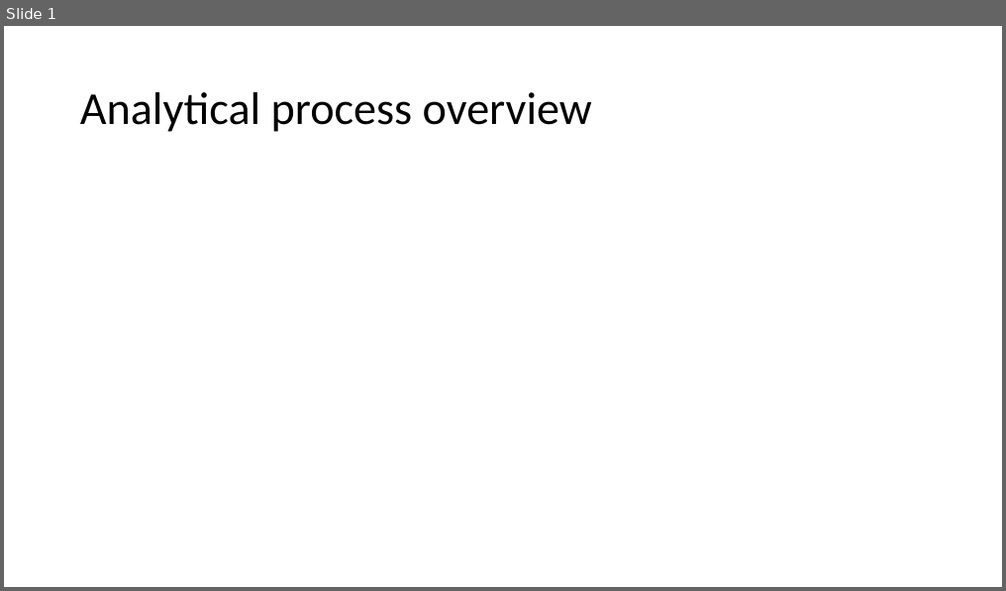
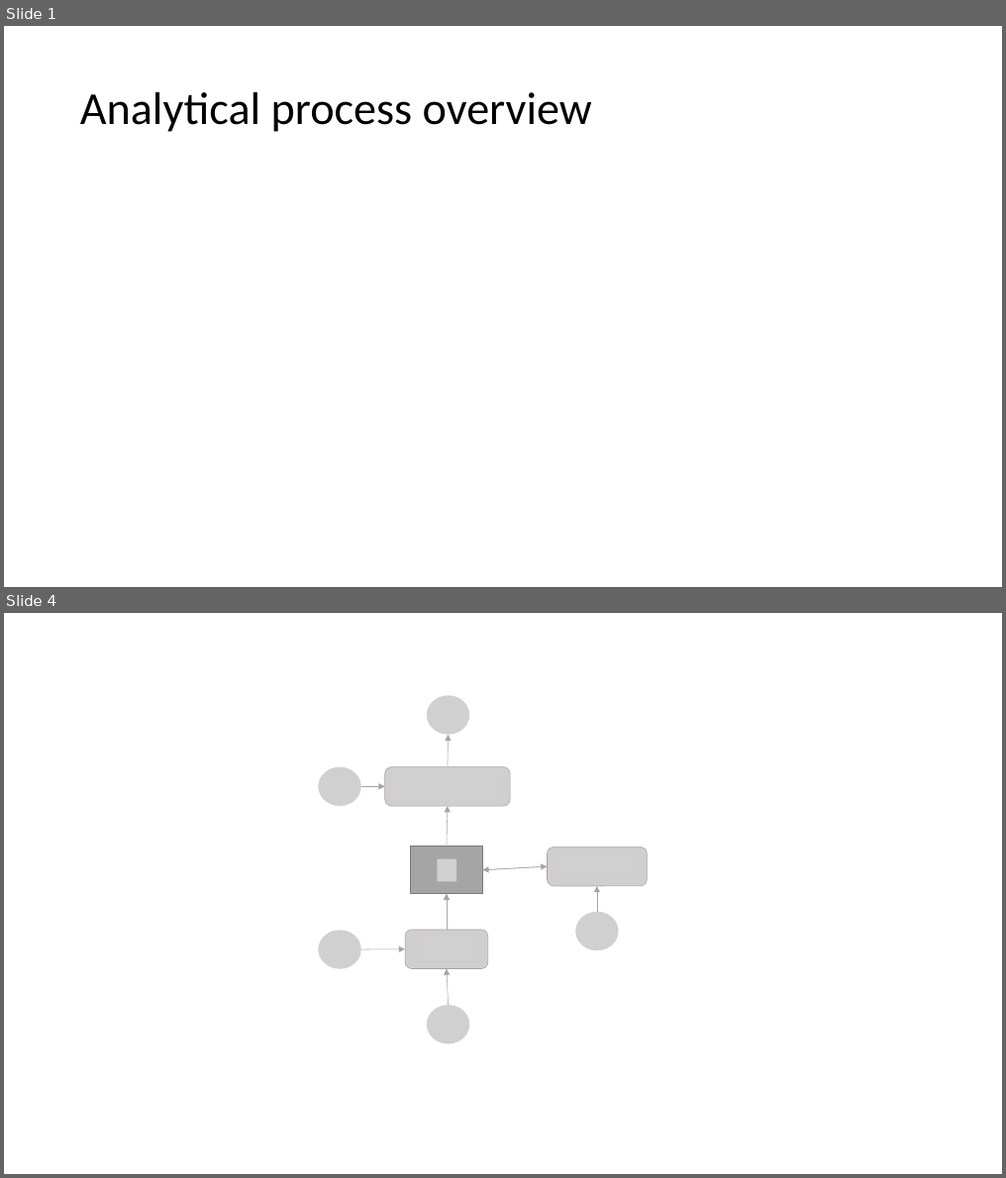
Before and after one commit to gpalazzo/crypto_msc_thesis, a slide deck: assets/diagrams.pptx. Shown one above the other, each under a label of ours: slide 1 before the commit, slides 1 and 4 after it; the slides between them are not shown. The pictures are 1006x591 and 1006x1178 pixels, drawn with LibreOffice and Linux fonts; fonts in the diff are those of the drawing; grey boxes stand for pictures. Boxes give left, top, right and bottom in pixels: in the first picture for what was removed or moved away, otherwise in the second. Text is boxed around its words. In the diff, an @@ line names an element or a change of style, - is before the commit and + after.

```diff
--- a/assets/diagrams.pptx
+++ b/assets/diagrams.pptx
@@ slide 4 added at (4,613,1002,1174), background #FFFFFF @@
@@ picture added at (427,695,470,735) @@
@@ arrow added from (448, 767) to (448, 735), #A5A5A5 0.5 pt @@
@@ picture added at (319,767,361,806) @@
@@ arrow added from (361, 786) to (385, 786), #A5A5A5 0.5 pt @@
@@ rounded rectangle added at (385,767,510,806), fill #D0CECE, outline #A5A5A5 0.5 pt @@
@@ picture added at (391,775,502,798) @@
@@ arrow added from (447, 847) to (448, 806), #A5A5A5 0.5 pt @@
@@ rectangle added at (411,847,482,894), fill #A5A5A5, outline #7A7A7A 1 pt @@
@@ rounded rectangle added at (548,848,648,886), fill #D0CECE, outline #A5A5A5 0.5 pt @@
@@ picture added at (437,860,456,881) @@
@@ arrow added from (548, 866) to (482, 870), #A5A5A5 0.5 pt @@
@@ arrow added from (482, 870) to (548, 866), #A5A5A5 0.5 pt @@
@@ picture added at (561,856,636,878) @@
@@ arrow added from (447, 930) to (447, 894), #A5A5A5 0.5 pt @@
@@ arrow added from (597, 912) to (597, 886), #A5A5A5 0.5 pt @@
@@ picture added at (319,931,361,969) @@
@@ rounded rectangle added at (405,930,488,968), fill #D0CECE, outline #A5A5A5 0.5 pt @@
@@ picture added at (421,938,475,960) @@
@@ picture added at (576,912,620,951) @@
@@ arrow added from (361, 950) to (405, 950), #A5A5A5 0.5 pt @@
@@ arrow added from (448, 1005) to (447, 969), #A5A5A5 0.5 pt @@
@@ picture added at (427,1005,470,1045) @@
```
Also in this commit, not shown: 1 slide changed, 1 other slide added, 7 other files.
